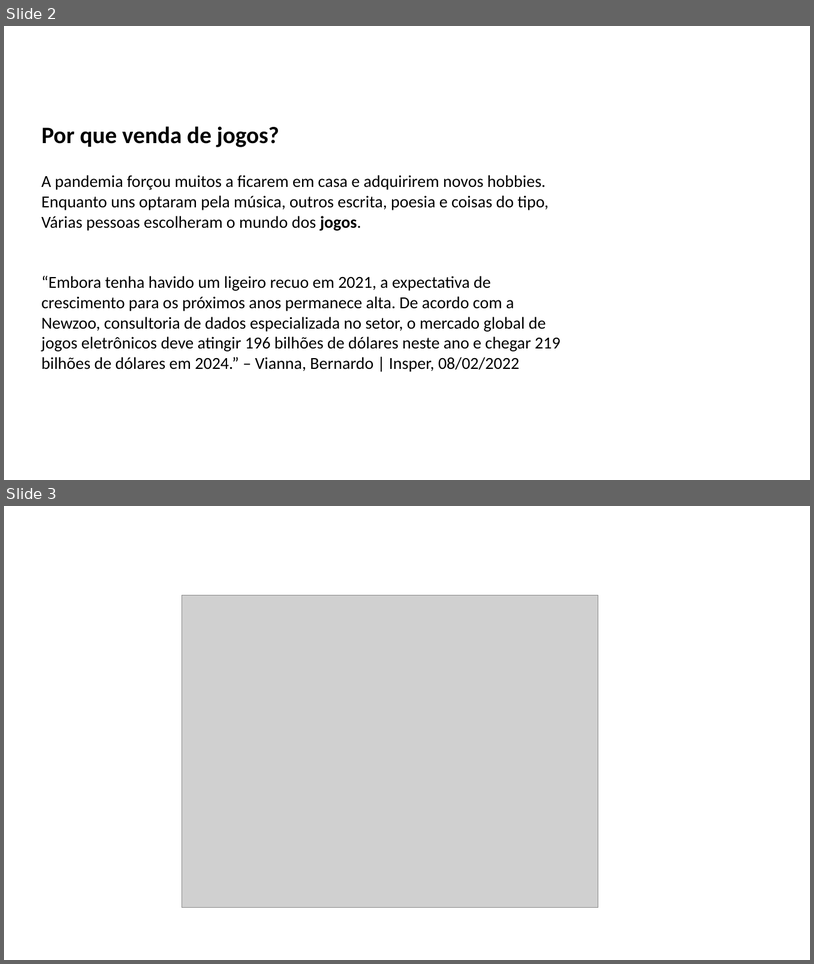
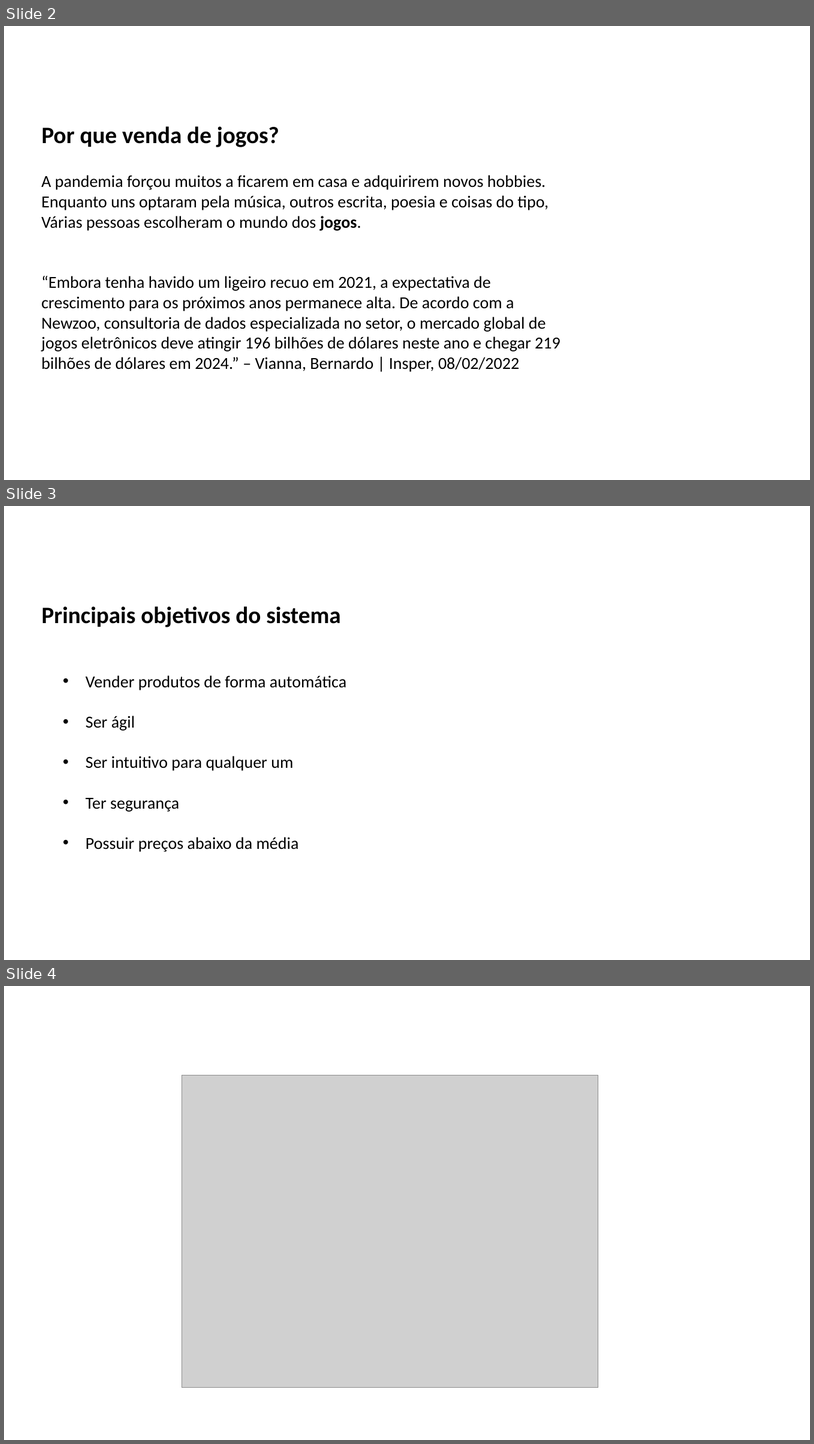
Before and after one commit to mrlmurilo/PixelCat, a slide deck: Documentacao/Apresentação TCC.pptx. Shown one above the other, each under a label of ours: slides 2 and 3 before the commit, slides 2, 3 and 4 after it. The pictures are 814x964 and 814x1444 pixels, drawn with LibreOffice and Linux fonts; fonts in the diff are those of the drawing; grey boxes stand for pictures; background and template pictures are left out. Boxes give left, top, right and bottom in pixels: in the first picture for what was removed or moved away, otherwise in the second. Text is boxed around its words. In the diff, an @@ line names an element or a change of style, - is before the commit and + after.

```diff
--- a/Documentacao/Apresentação TCC.pptx
+++ b/Documentacao/Apresentação TCC.pptx
@@ slide 3 added at bbox=[4, 506, 810, 960], background picture (left out) @@
@@ text added at bbox=[42, 606, 341, 627], 28 pt, text #000000, bold @@
+Principais objetivos do sistema
@@ text added at bbox=[141, 606, 230, 627], 28 pt, text #FFFFFF, bold @@
+Objetivos
@@ text added at bbox=[86, 675, 347, 852], 20 pt, text #000000 @@
+• Vender produtos de forma automática
+• Ser ágil
+• Ser intuitivo para qualquer um
+• Ter segurança
+• Possuir preços abaixo da média
@@ what was slide 3 is now slide 4 @@
```
Also in this commit, not shown: 2 slides changed, 19 other files.
